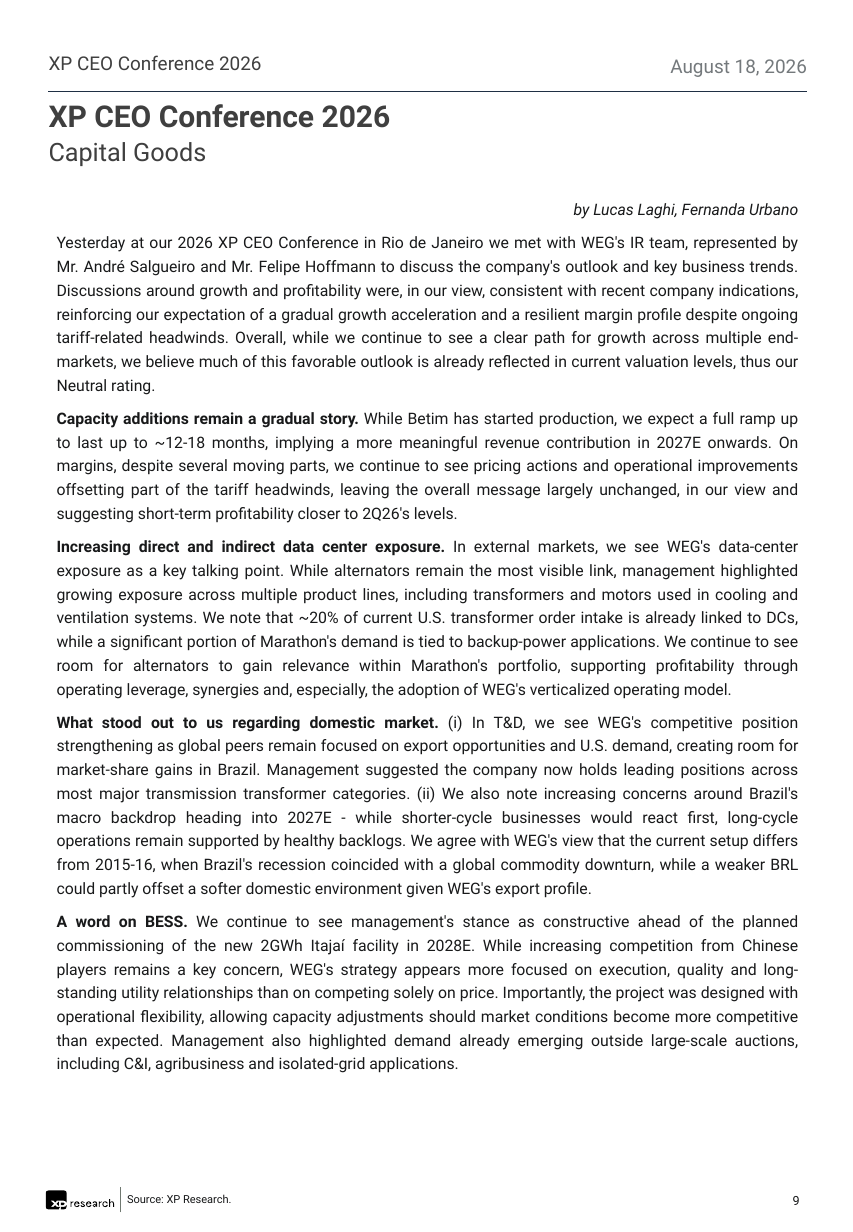
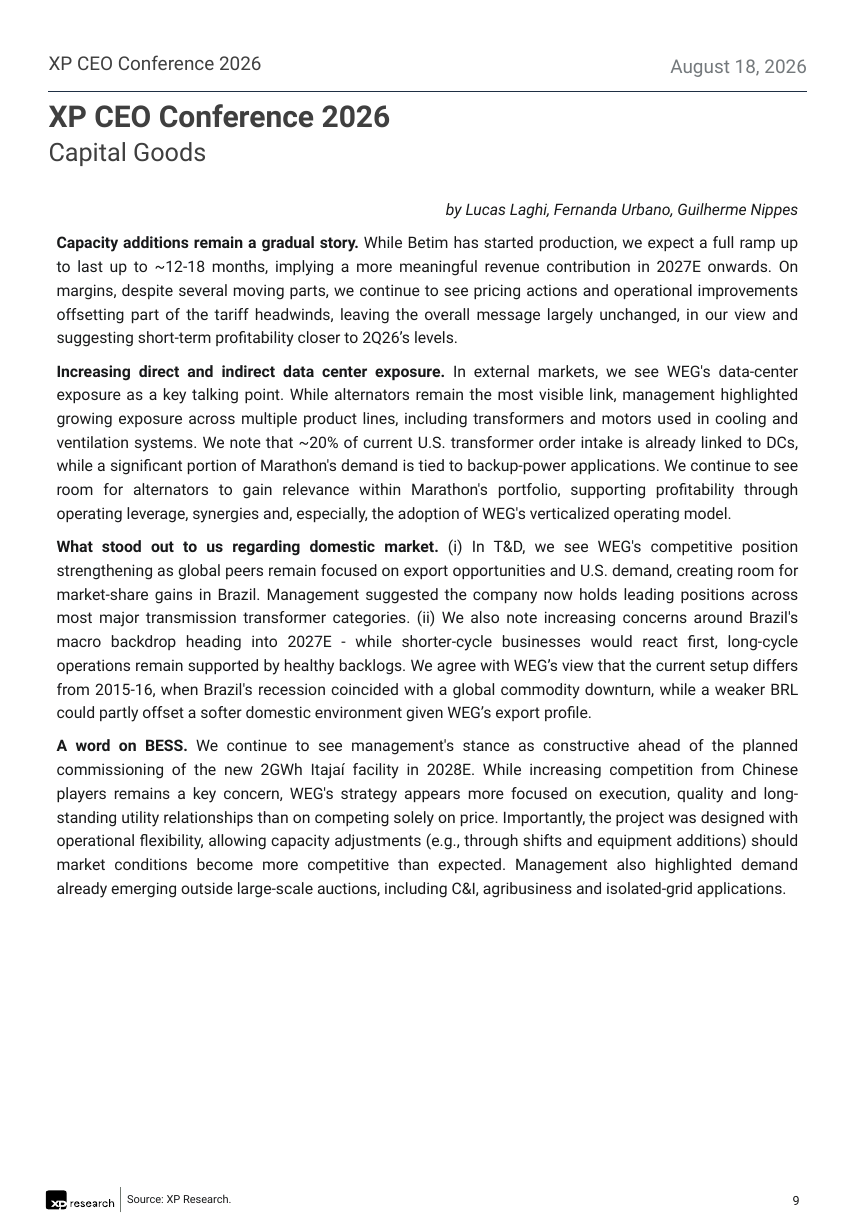
Before and after one commit to CaioLSouza/datasets, a slide deck: slide 9 of ceo_conference_2026/Feedback XP CEO Conference 2026.pptx. Drawn at 853x1232 pixels with LibreOffice and Linux fonts; fonts in the diff are those of the drawing. Boxes give left, top, right and bottom in pixels: in the first picture for what was removed or moved away, otherwise in the second. Text is boxed around its words. In the diff, an @@ line names an element or a change of style, - is before the commit and + after.

```diff
--- a/ceo_conference_2026/Feedback XP CEO Conference 2026.pptx
+++ b/ceo_conference_2026/Feedback XP CEO Conference 2026.pptx
@@ text at bbox=[57, 203, 799, 347]: text changed @@
-by Lucas Laghi, Fernanda Urbano
-Yesterday at our 2026 XP CEO Conference in Rio de Janeiro we met with WEG's IR team, represented by Mr. André Salgueiro and Mr. Felipe Hoffmann to discuss the company's outlook and key business trends. Discussions around growth and profitability were, in our view, consistent with recent company indications, reinforcing our expectation of a gradual growth acceleration and a resilient margin profile despite ongoing tariff-related headwinds. Overall, while we continue to see a clear path for growth across multiple end-markets, we believe much of this favorable outlook is already reflected in current valuation levels, thus our Neutral rating.
-Capacity additions remain a gradual story. While Betim has started production, we expect a full ramp up to last up to ~12-18 months, implying a more meaningful revenue contribution in 2027E onwards. On margins, despite several moving parts, we continue to see pricing actions and operational improvements offsetting part of the tariff headwinds, leaving the overall message largely unchanged, in our view and suggesting short-term profitability closer to 2Q26's levels.
+by Lucas Laghi, Fernanda Urbano, Guilherme Nippes
+Capacity additions remain a gradual story. While Betim has started production, we expect a full ramp up to last up to ~12-18 months, implying a more meaningful revenue contribution in 2027E onwards. On margins, despite several moving parts, we continue to see pricing actions and operational improvements offsetting part of the tariff headwinds, leaving the overall message largely unchanged, in our view and suggesting short-term profitability closer to 2Q26’s levels.
@@ text at bbox=[57, 539, 799, 898]: text changed @@
-What stood out to us regarding domestic market. (i) In T&D, we see WEG's competitive position strengthening as global peers remain focused on export opportunities and U.S. demand, creating room for market-share gains in Brazil. Management suggested the company now holds leading positions across most major transmission transformer categories. (ii) We also note increasing concerns around Brazil's macro backdrop heading into 2027E - while shorter-cycle businesses would react first, long-cycle operations remain supported by healthy backlogs. We agree with WEG's view that the current setup differs from 2015-16, when Brazil's recession coincided with a global commodity downturn, while a weaker BRL could partly offset a softer domestic environment given WEG's export profile.
-A word on BESS. We continue to see management's stance as constructive ahead of the planned commissioning of the new 2GWh Itajaí facility in 2028E. While increasing competition from Chinese players remains a key concern, WEG's strategy appears more focused on execution, quality and long-standing utility relationships than on competing solely on price. Importantly, the project was designed with operational flexibility, allowing capacity adjustments should market conditions become more competitive than expected. Management also highlighted demand already emerging outside large-scale auctions, including C&I, agribusiness and isolated-grid applications.
+What stood out to us regarding domestic market. (i) In T&D, we see WEG's competitive position strengthening as global peers remain focused on export opportunities and U.S. demand, creating room for market-share gains in Brazil. Management suggested the company now holds leading positions across most major transmission transformer categories. (ii) We also note increasing concerns around Brazil's macro backdrop heading into 2027E - while shorter-cycle businesses would react first, long-cycle operations remain supported by healthy backlogs. We agree with WEG’s view that the current setup differs from 2015-16, when Brazil's recession coincided with a global commodity downturn, while a weaker BRL could partly offset a softer domestic environment given WEG’s export profile.
+A word on BESS. We continue to see management's stance as constructive ahead of the planned commissioning of the new 2GWh Itajaí facility in 2028E. While increasing competition from Chinese players remains a key concern, WEG's strategy appears more focused on execution, quality and long-standing utility relationships than on competing solely on price. Importantly, the project was designed with operational flexibility, allowing capacity adjustments (e.g., through shifts and equipment additions) should market conditions become more competitive than expected. Management also highlighted demand already emerging outside large-scale auctions, including C&I, agribusiness and isolated-grid applications.
```
Also in this commit, not shown: 14 other slides changed, 7 slides added.
